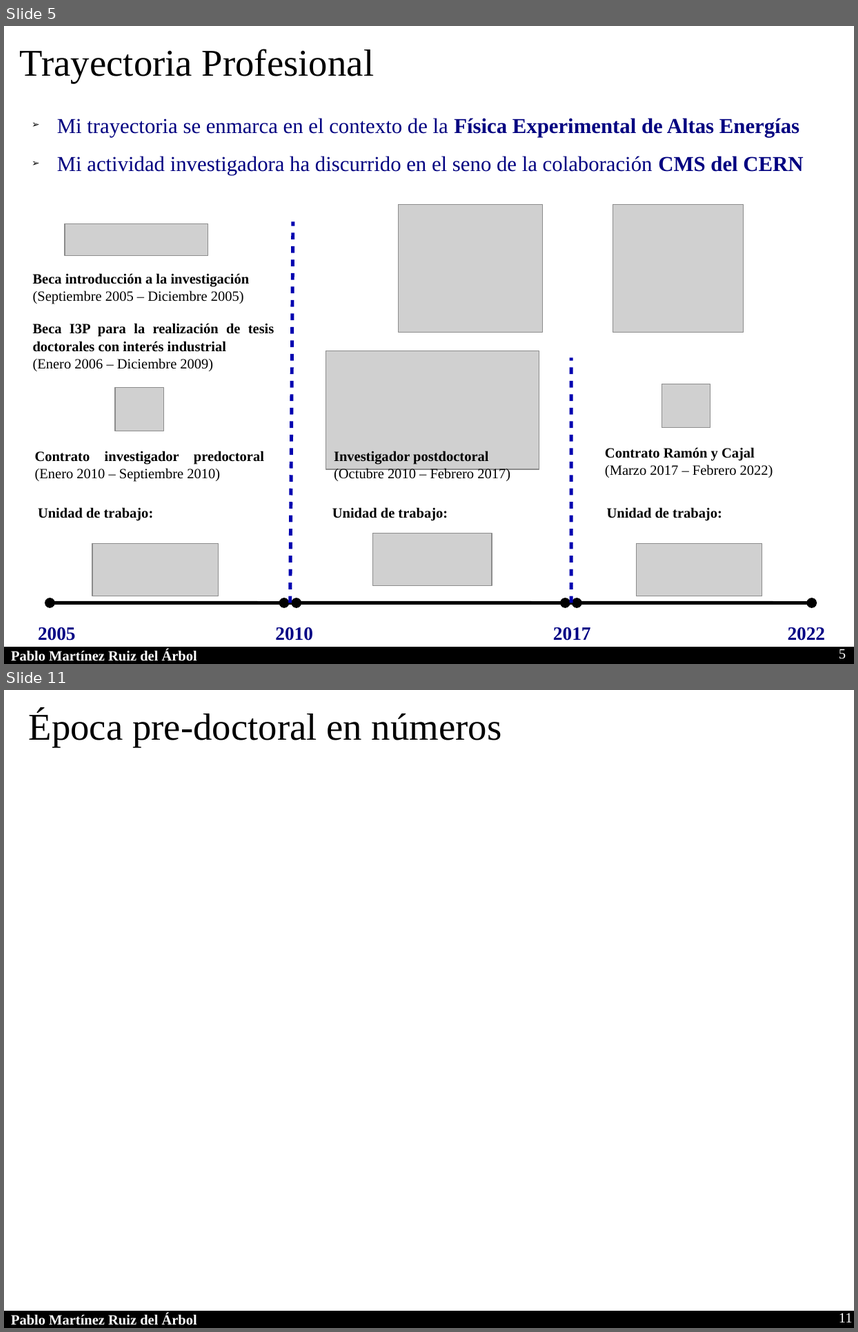
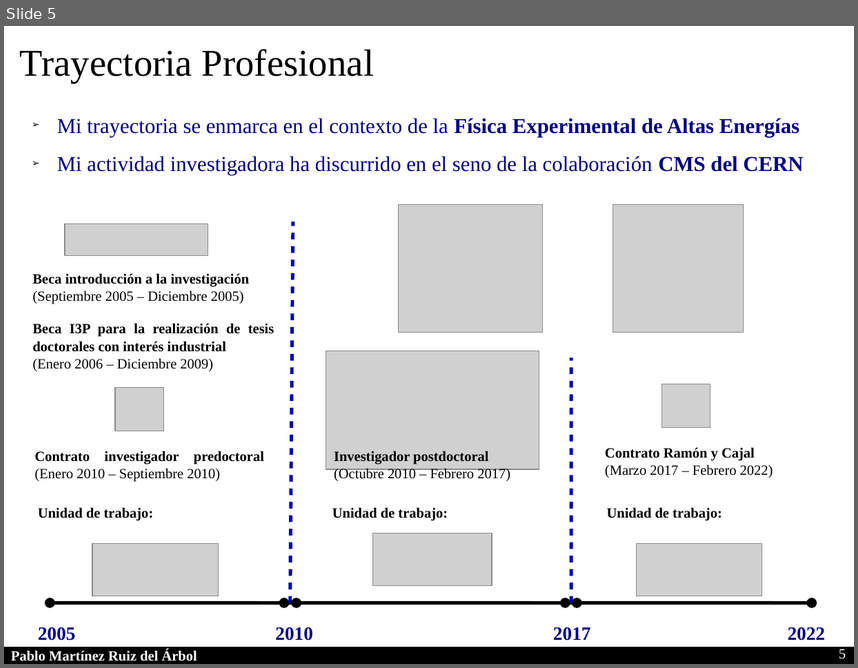
Before and after one commit to parbol/Plaza, a slide deck: Presentacion/Presentacion.odp. Shown one above the other, each under a label of ours: slides 5 and 11 before the commit, slide 5 after it; the slides between them are not shown. The pictures are 858x1332 and 858x668 pixels, drawn with LibreOffice and Linux fonts; fonts in the diff are those of the drawing; grey boxes stand for pictures. Boxes give left, top, right and bottom in pixels: in the first picture for what was removed or moved away, otherwise in the second. Text is boxed around its words. In the diff, an @@ line names an element or a change of style, - is before the commit and + after.

```diff
--- a/Presentacion/Presentacion.odp
+++ b/Presentacion/Presentacion.odp
@@ slide 11 removed at (4,690,854,1328), background #FFFFFF; not listed: 2 template elements that a slide beside it also shows @@
@@ text removed at (29,711,502,747) @@
-Época pre-doctoral en números
@@ page number removed at (839,1312,853,1322) @@
-11
```
Also in this commit, not shown: 4 slides changed, 5 slides added, 1 other slide removed.
